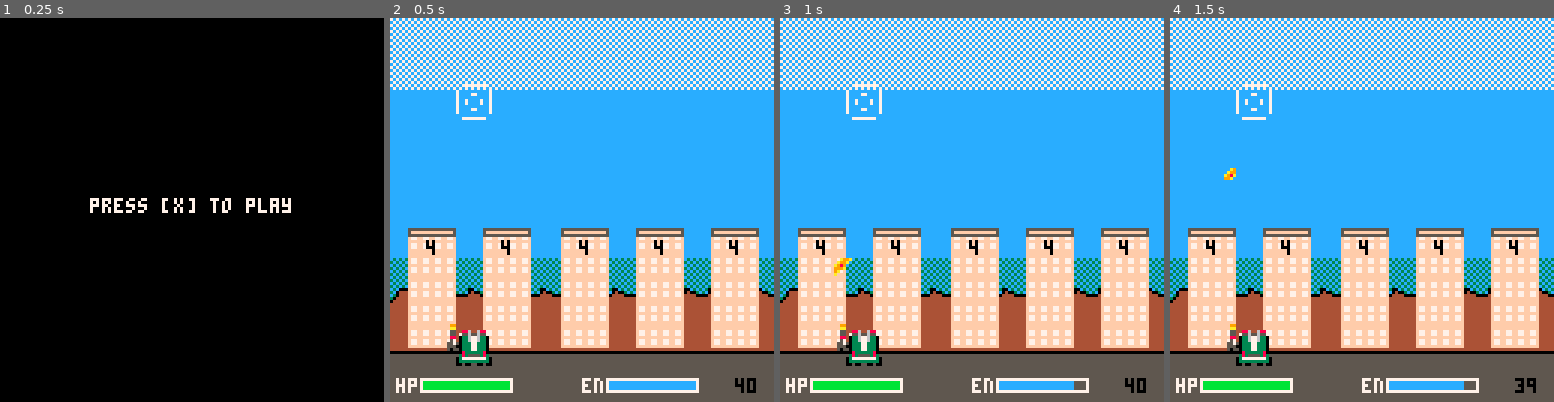
Above: before the commit, frames 1-4 (left to right).
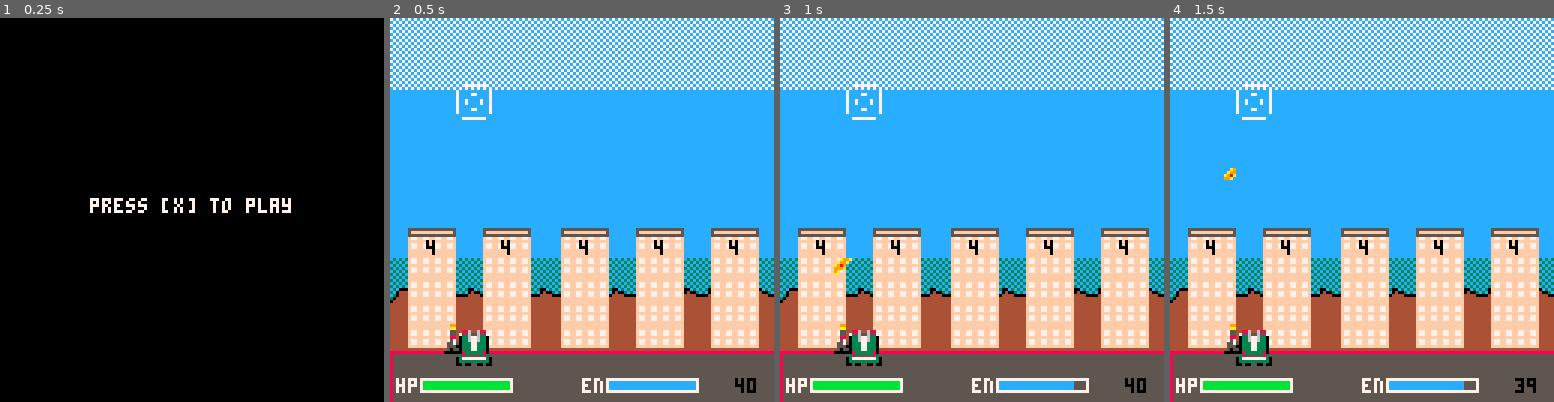
Above: after the commit, the same moments.

Repository: sugarvoid/level-3
Game: PICO-8 cartridge level_3.p8
Same seed, same stepped clock (60 frames per second), same inputs: the game is played once before the commit and once after it.
Inputs:
- Up to frame 1 (0.25 s): no input
- Up to frame 2 (0.5 s): tap X (X key) at 0.33 s
- Up to frame 3 (1 s): tap O (Z key) at 0.7 s
- Up to frame 4 (1.5 s): tap X (X key) at 1.07 s

Frame 1 is identical in both runs. In frame 2, 0.8% of the frame differs, in the area x 0-100%, y 86-100%; in frame 3, 0.8%; in frame 4, 0.8%.

Commit message:
Start on making buildings better

Diff:
--- a/src/building.lua
+++ b/src/building.lua
@@ -21,13 +21,13 @@
 function building:draw()
     --todo: add smoke animation with low health
     --todo: lower building based on health
-    sspr(56,0,16,8,self.x-8,self.top)
+    --sspr(56,0,16,8,self.x-8,self.top)
     line(self.x-8,self.y,self.x-8,self.y+40,4)
     line(self.x+7,self.y,self.x+7,self.y+40,4)
 
     for i=0,4 do
-        spr(37,self.x,self.y+(8*i))
-        spr(37,self.x-8,self.y+(8*i))
+       spr(37,self.x,self.y+(8*i))
+       spr(37,self.x-8,self.y+(8*i))
     end
 
     rect(self.x-8,self.y,self.x+7,self.y+2,5)
@@ -36,9 +36,10 @@
 
 function building:update()
     for m in all(all_missiles) do
-        if is_colliding(self.hitbox,m.tip) then
+        if is_colliding(self.hitbox, m.tip) then
+            del(all_missiles, m)
             self:take_damage()
-            del(all_missiles,m)
+
             sfx(3)
         end
     end
@@ -46,6 +47,7 @@
 
 function building:take_damage()
     health=mid(0,health-5, 30)
+    self.y += 5
     if health == 0 then
         goto_gameover("lose")
     end
--- a/src/main.lua
+++ b/src/main.lua
@@ -128,11 +128,17 @@
         bo:draw()
     end
     line(0,111,128,111,0)
+
+
+    rect(0, 128-17, 128, 128, 8)
+
+    draw_recticle()
+
     spr(21,recticle.x-5,104)
     spr(16,recticle.x-5,96)
     sspr(24,0,16,16,recticle.x,100)
 
-    draw_recticle()
+
 
     print("hp",2,120,7)
     rectfill(10,120,10+health,124,11)
--- a/src/missile.lua
+++ b/src/missile.lua
@@ -36,5 +36,5 @@
 
 function spawn_missile()
     local _m=missile:new()
-    add(all_missiles,_m)
+    add(all_missiles, _m)
 end
